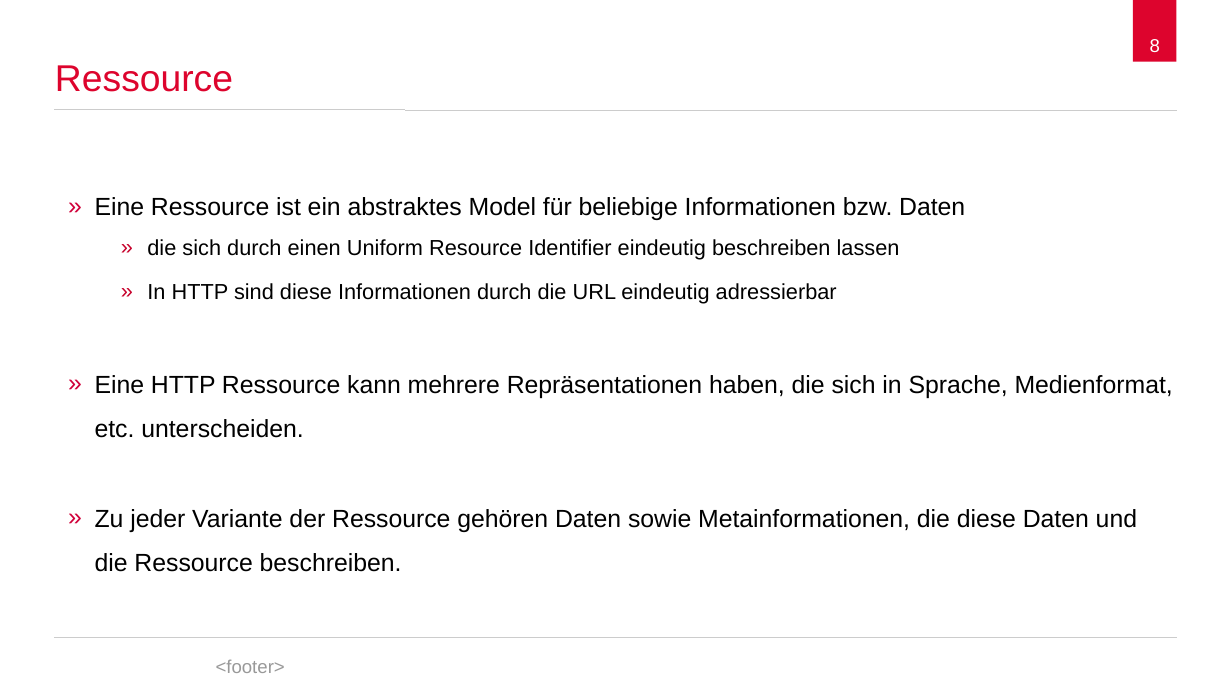
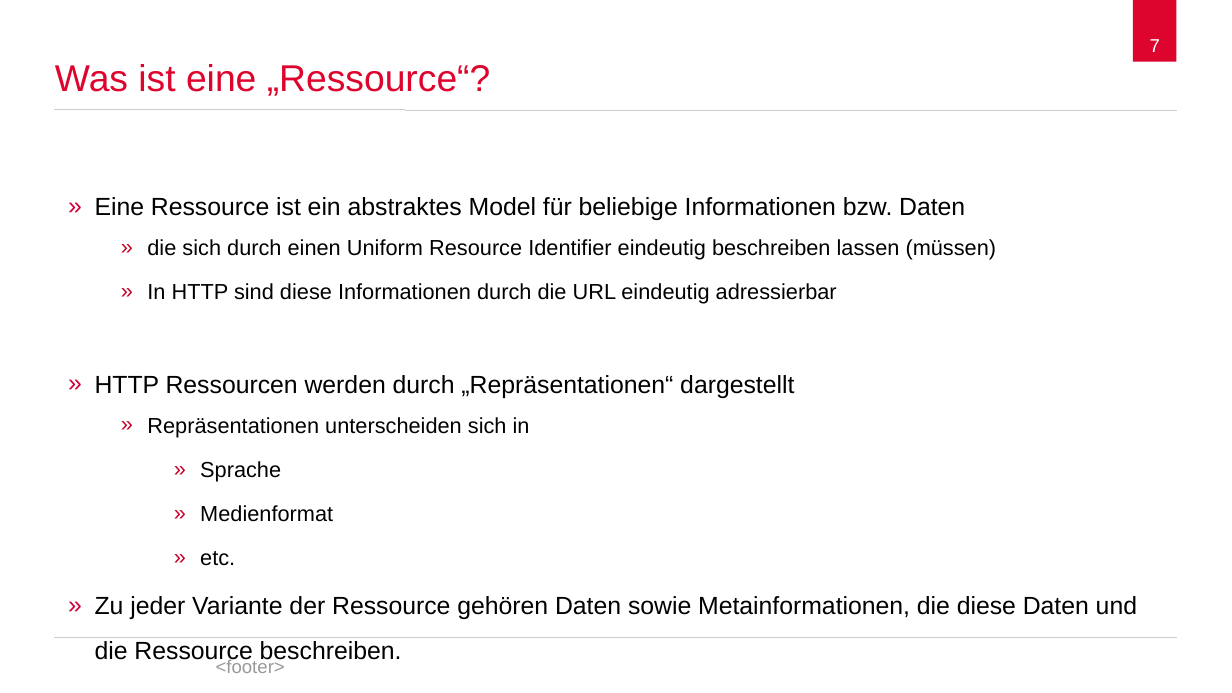
Before and after one commit to spaceone/presentations, a slide deck: slide 7 of hypertext-transfer-protocol/2017-12-05-hypertext-transfer-protocol.odp (slide 8 before the commit). Drawn at 1232x693 pixels with LibreOffice and Linux fonts; fonts in the diff are those of the drawing; background and template pictures are left out. Boxes give left, top, right and bottom in pixels: in the first picture for what was removed or moved away, otherwise in the second. Text is boxed around its words. In the diff, an @@ line names an element or a change of style, - is before the commit and + after.

```diff
--- a/hypertext-transfer-protocol/2017-12-05-hypertext-transfer-protocol.odp
+++ b/hypertext-transfer-protocol/2017-12-05-hypertext-transfer-protocol.odp
@@ page number at bbox=[1150, 39, 1160, 52]: text changed @@
-8
+7
@@ title at bbox=[55, 64, 491, 96]: text changed @@
-Ressource
+Was ist eine „Ressource“?
@@ text at bbox=[147, 239, 997, 260]: text changed @@
-    » die sich durch einen Uniform Resource Identifier eindeutig beschreiben lassen
+    » die sich durch einen Uniform Resource Identifier eindeutig beschreiben lassen (müssen)
@@ text at bbox=[95, 375, 794, 566]: text changed; size 16 to 14 pt @@
-» Eine HTTP Ressource kann mehrere Repräsentationen haben, die sich in Sprache, Medienformat, etc. unterscheiden.
+» HTTP Ressourcen werden durch „Repräsentationen“ dargestellt
+    » Repräsentationen unterscheiden sich in
+        » Sprache
+        » Medienformat
+        » etc.
```
Also in this commit, not shown: 13 other slides changed, 6 slides added, 4 slides removed.
